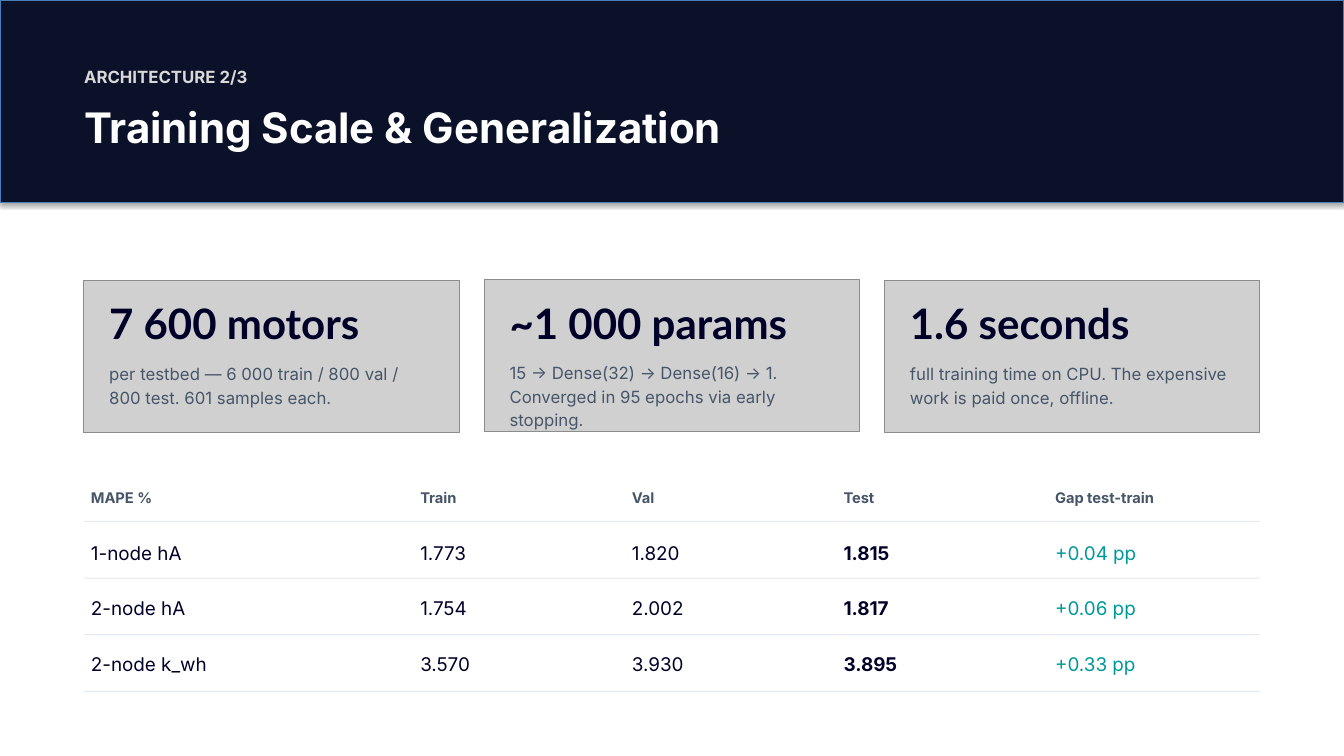
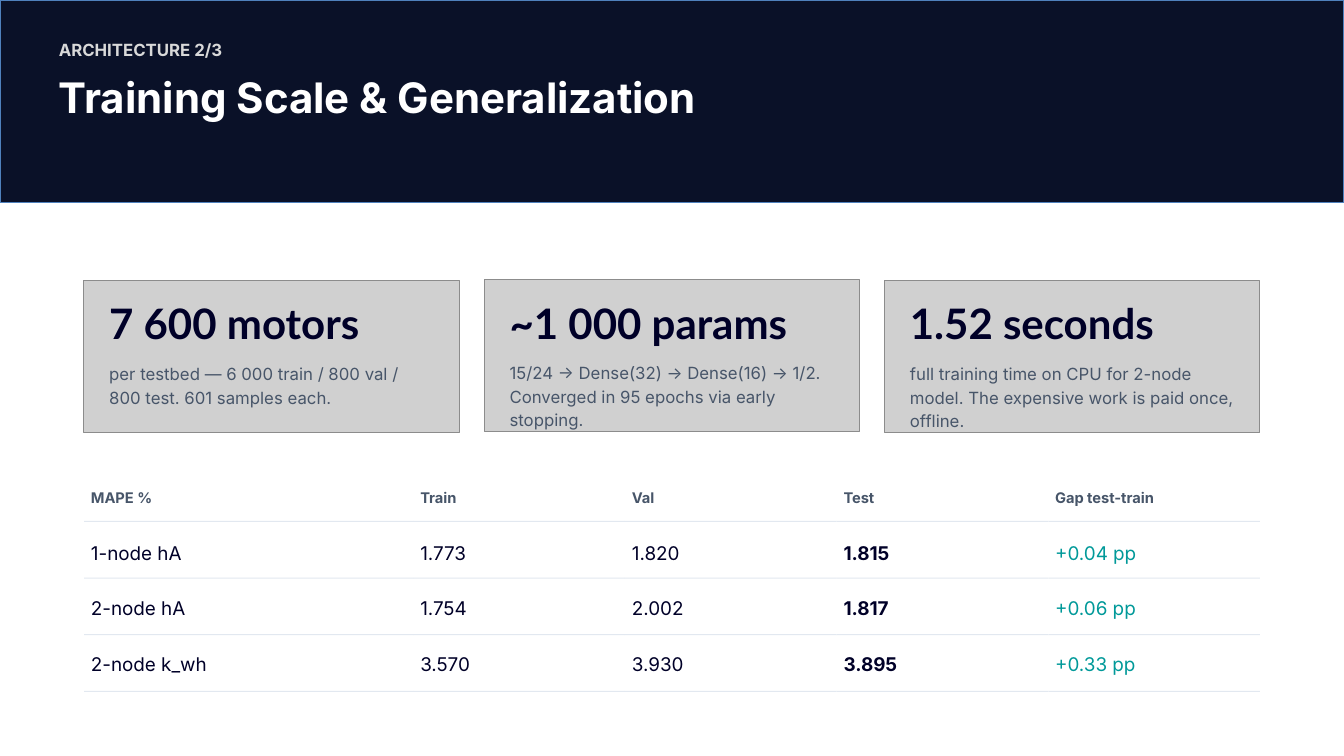
Before and after one commit to titelaex/ParamsCalibrator, a slide deck: slide 8 of docs/ParamsCalibrator Light Mode.pptx. Drawn at 1344x756 pixels with LibreOffice and Linux fonts; fonts in the diff are those of the drawing; grey boxes stand for pictures. Boxes give left, top, right and bottom in pixels: in the first picture for what was removed or moved away, otherwise in the second. Text is boxed around its words. In the diff, an @@ line names an element or a change of style, - is before the commit and + after.

```diff
--- a/docs/ParamsCalibrator Light Mode.pptx
+++ b/docs/ParamsCalibrator Light Mode.pptx
@@ rectangle at (0, 0, 1344, 203): outline #4B7EBC 0.75 pt to #4F81BD 1 pt; shadow off @@
@@ text "ARCHITECTURE 2/3": place and size @@
-text "ARCHITECTURE 2/3" at (84, 70, 248, 85)
+text "ARCHITECTURE 2/3" at (59, 43, 222, 58)
@@ text "Training Scale & Generalization": place and size @@
-text "Training Scale & Generalization" at (84, 111, 721, 152)
+text "Training Scale & Generalization" at (59, 81, 696, 122)
@@ text at (910, 308, 1154, 340): text changed @@
-1.6 seconds
+1.52 seconds
@@ text at (510, 366, 821, 407): text changed @@
-15 → Dense(32) → Dense(16) → 1. Converged in 95 epochs via early stopping.
+15/24 → Dense(32) → Dense(16) → 1/2. Converged in 95 epochs via early stopping.
@@ text at (910, 367, 1233, 408): text changed @@
-full training time on CPU. The expensive work is paid once, offline.
+full training time on CPU for 2-node model. The expensive work is paid once, offline.
```
Also in this commit, not shown: 13 other slides changed, 4 slides added, 14 other files.
